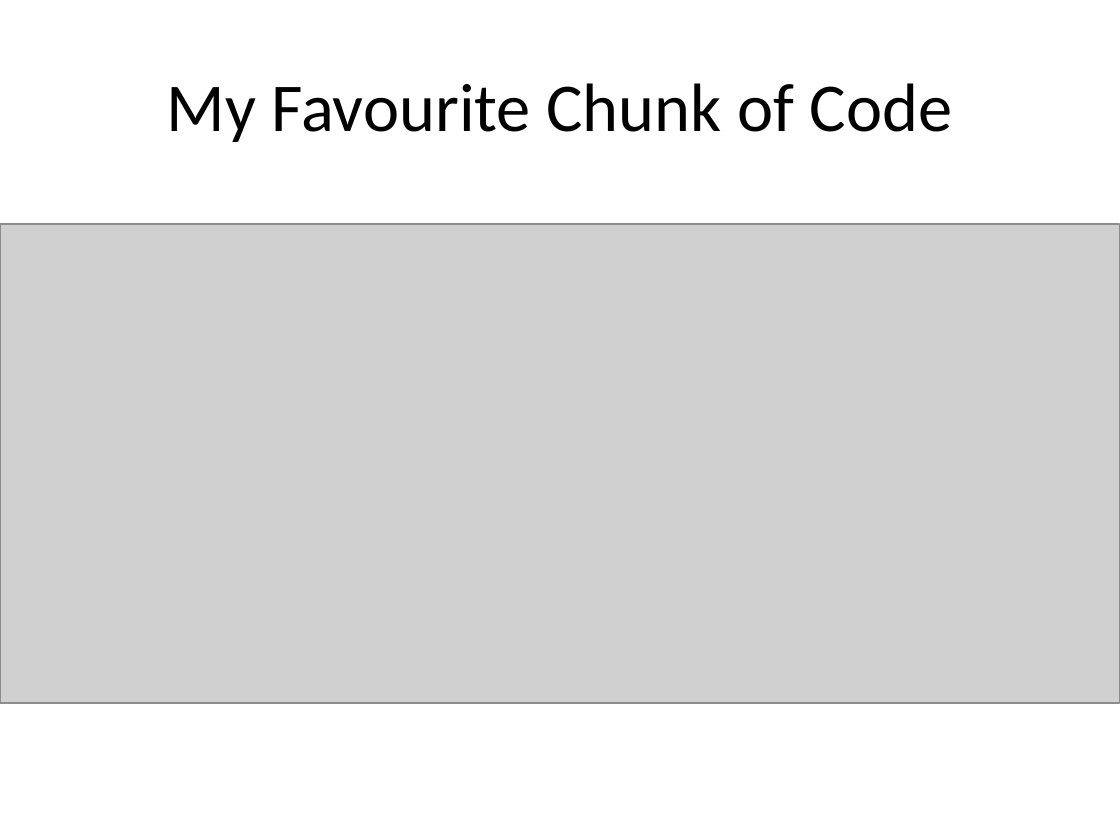
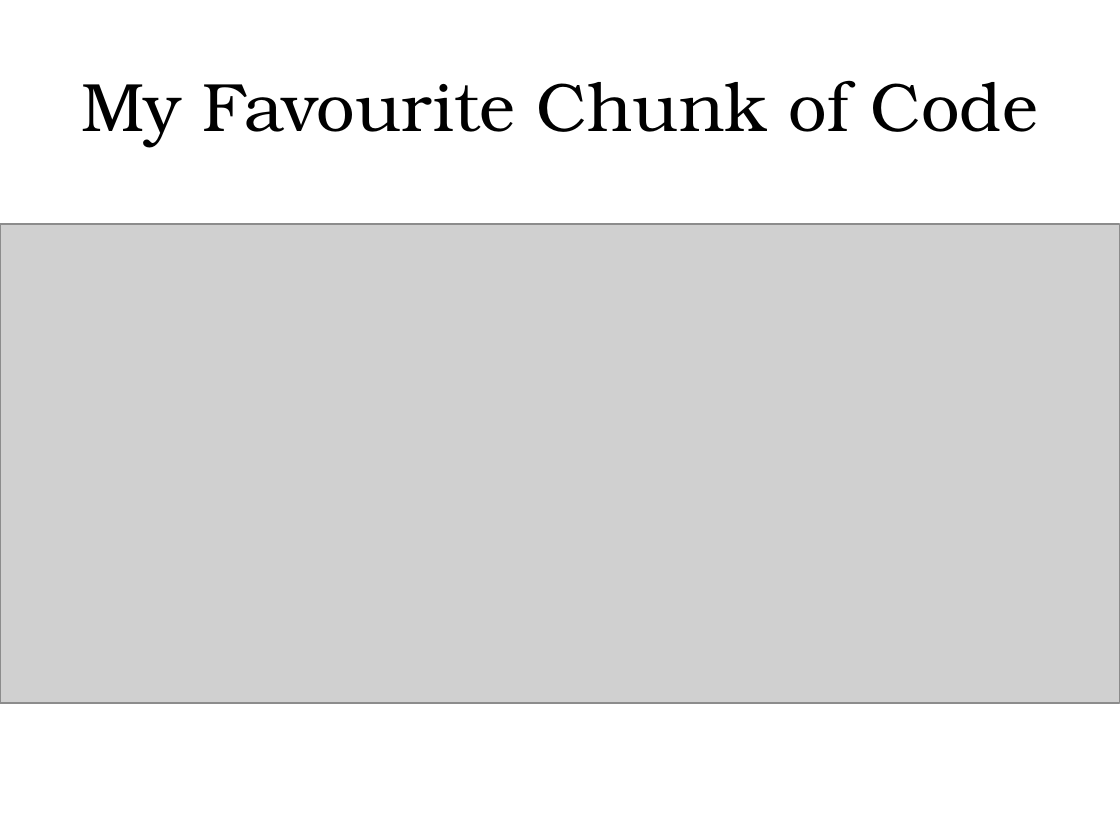
Before and after one commit to 3dspace/machine-learning-at-scale, a slide deck: slide 7 of training_birdsong_classifiers.pptx (slide 2 before the commit). Drawn at 1120x840 pixels with LibreOffice and Linux fonts; fonts in the diff are those of the drawing; grey boxes stand for pictures. Boxes give left, top, right and bottom in pixels: in the first picture for what was removed or moved away, otherwise in the second. Text is boxed around its words. In the diff, an @@ line names an element or a change of style, - is before the commit and + after.

```diff
--- a/training_birdsong_classifiers.pptx
+++ b/training_birdsong_classifiers.pptx
@@ title "My Favourite Chunk of Code" at box(81, 80, 1038, 146): font Calibri to TeX Gyre Bonum @@
```
Also in this commit, not shown: 4 other slides changed, 9 slides added, 1 slide removed.
